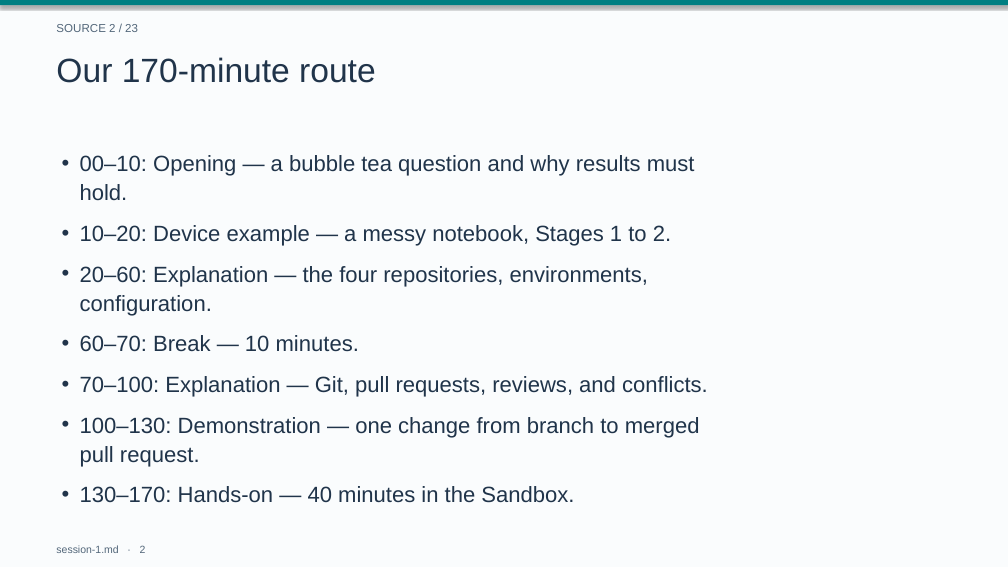
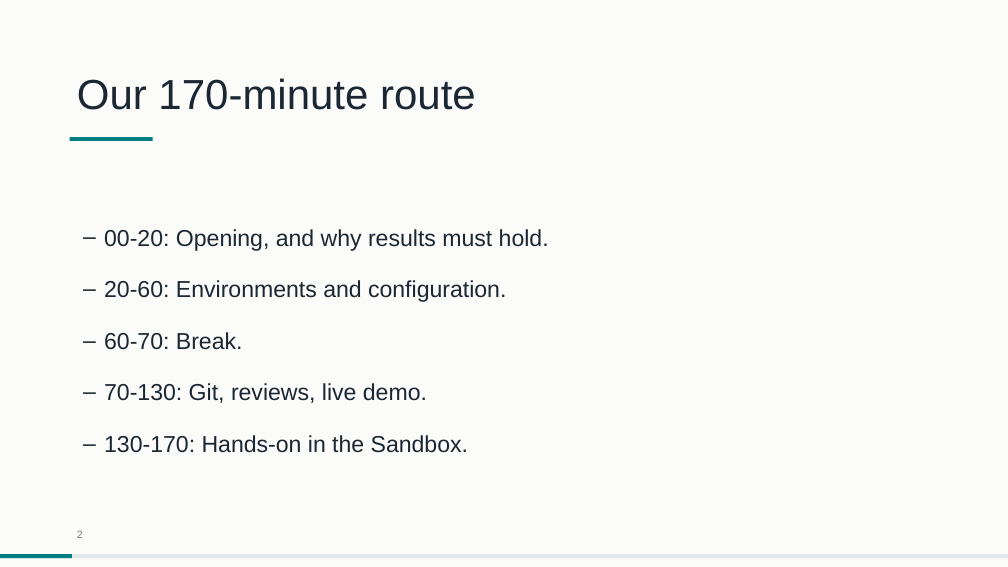
Before and after one commit to drweihungpan-lab/3R-teaching, a slide deck: slide 2 of materials/slides/session-1.pptx. Drawn at 1008x567 pixels with LibreOffice and Linux fonts; fonts in the diff are those of the drawing. Boxes give left, top, right and bottom in pixels: in the first picture for what was removed or moved away, otherwise in the second. Text is boxed around its words. In the diff, an @@ line names an element or a change of style, - is before the commit and + after.

```diff
--- a/materials/slides/session-1.pptx
+++ b/materials/slides/session-1.pptx
@@ background #FAFCFD to #FBFBF9 @@
@@ rectangle removed at bbox=[0, 0, 1008, 5] @@
@@ text removed at bbox=[56, 24, 138, 32] @@
-SOURCE 2 / 23
@@ text "Our 170-minute route": place and size @@
-text "Our 170-minute route" at bbox=[56, 57, 376, 83]
+text "Our 170-minute route" at bbox=[77, 78, 476, 110]
@@ text "Our 170-minute route" at bbox=[77, 78, 476, 110]: size 32 to 40 pt, text colour #20344A to #1B2733; line spacing 40pt to 50pt @@
@@ rectangle added at bbox=[70, 137, 153, 141], fill #007F82 @@
@@ text removed at bbox=[80, 155, 695, 201] @@
-• 00–10: Opening — a bubble tea question and why results must
-  hold.
@@ text at bbox=[104, 229, 549, 251]: text changed; size 21 to 22 pt; text colour #20344A to #1B2733 @@
-• 10–20: Device example — a messy notebook, Stages 1 to 2.
+– 00-20: Opening, and why results must hold.
@@ text at bbox=[104, 280, 506, 302]: text changed; size 21 to 22 pt; text colour #20344A to #1B2733 @@
-• 20–60: Explanation — the four repositories, environments,
-  configuration.
+– 20-60: Environments and configuration.
@@ text at bbox=[104, 332, 243, 350]: text changed; size 21 to 22 pt; text colour #20344A to #1B2733 @@
-• 60–70: Break — 10 minutes.
+– 60-70: Break.
@@ text at bbox=[104, 383, 427, 403]: text changed; size 21 to 22 pt; text colour #20344A to #1B2733 @@
-• 70–100: Explanation — Git, pull requests, reviews, and conflicts.
+– 70-130: Git, reviews, live demo.
@@ text removed at bbox=[80, 417, 700, 467] @@
-• 100–130: Demonstration — one change from branch to merged
-  pull request.
@@ text at bbox=[104, 435, 468, 453]: text changed; size 21 to 22 pt; text colour #20344A to #1B2733 @@
-• 130–170: Hands-on — 40 minutes in the Sandbox.
+– 130-170: Hands-on in the Sandbox.
@@ text at bbox=[77, 530, 83, 538]: text changed; text colour #53677A to #6E7F8D @@
-session-1.md · 2
+2
@@ rectangle added at bbox=[0, 554, 1008, 559], fill #E2E7EA @@
@@ rectangle added at bbox=[0, 554, 72, 559], fill #007F82 @@
```
Also in this commit, not shown: 16 other slides changed, 11 slides added, 12 slides removed, 4 other files.
